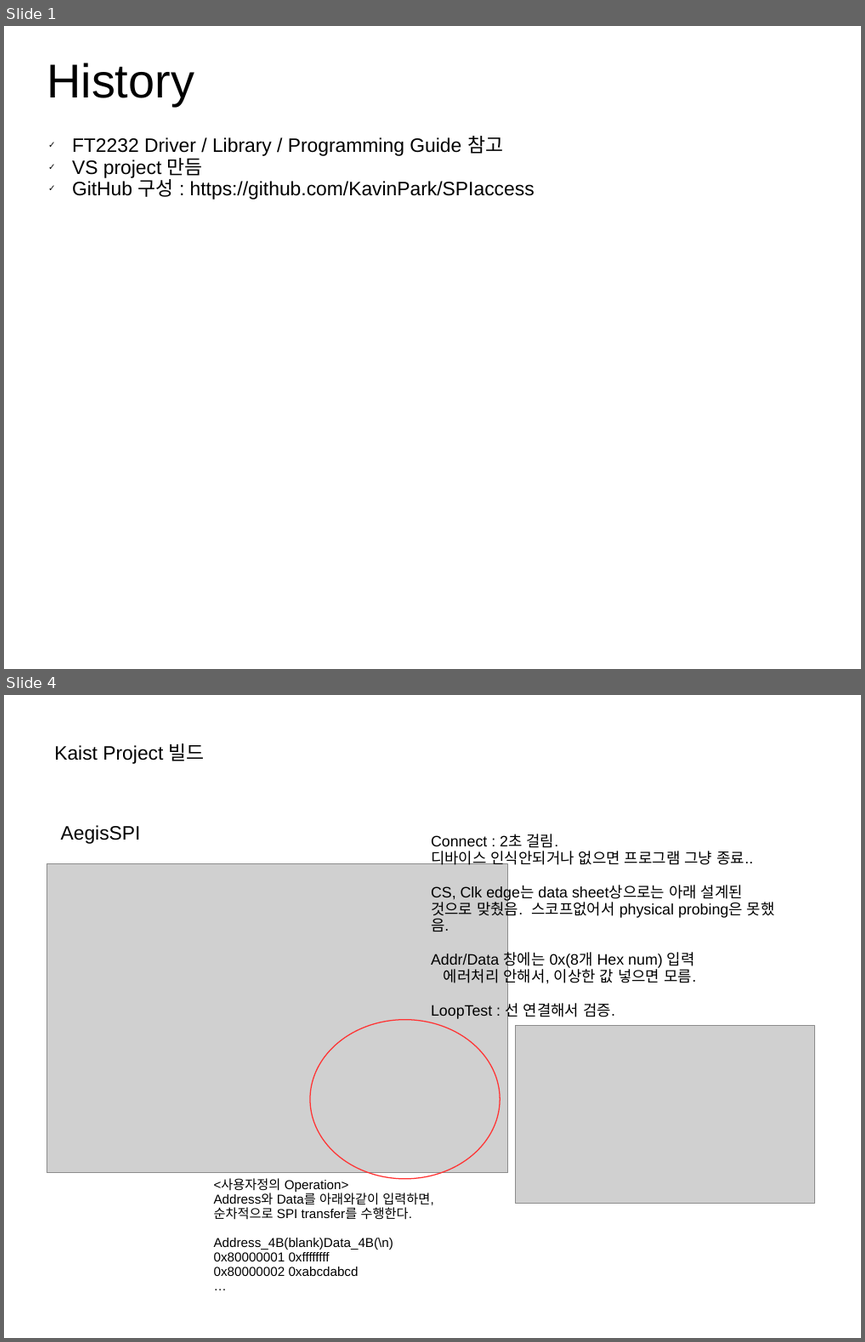
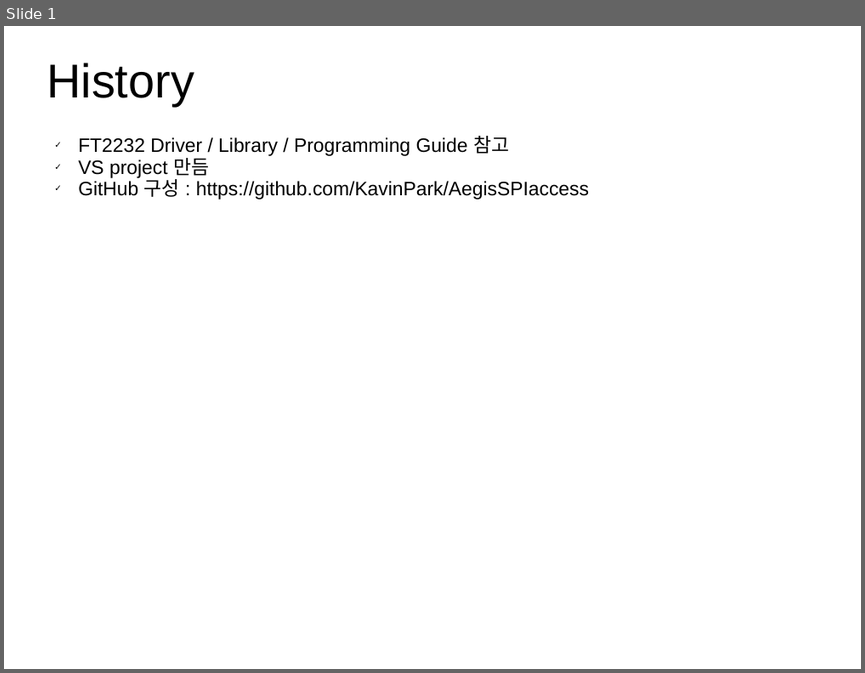
Before and after one commit to KavinPark/AegisSPIaccess, a slide deck: AegisSPI.ppt. Shown one above the other, each under a label of ours: slides 1 and 4 before the commit, slide 1 after it; the slides between them are not shown. The pictures are 865x1342 and 865x673 pixels, drawn with LibreOffice and Linux fonts; fonts in the diff are those of the drawing; grey boxes stand for pictures. Boxes give left, top, right and bottom in pixels: in the first picture for what was removed or moved away, otherwise in the second. Text is boxed around its words. In the diff, an @@ line names an element or a change of style, - is before the commit and + after.

```diff
--- a/AegisSPI.ppt
+++ b/AegisSPI.ppt
@@ slide 4 removed at <box>4,695,861,1338</box>, background #FFFFFF @@
@@ text removed at <box>54,743,205,764</box> @@
-Kaist Project 빌드
@@ text removed at <box>61,825,141,844</box> @@
-AegisSPI
@@ text removed at <box>431,834,775,1021</box> @@
-Connect : 2초 걸림.
-디바이스 인식안되거나 없으면 프로그램 그냥 종료..
-CS, Clk edge는 data sheet상으로는 아래 설계된 것으로 맞췄음. 스코프없어서 physical probing은 못했음.
-Addr/Data 창에는 0x(8개 Hex num) 입력
-에러처리 안해서, 이상한 값 넣으면 모름.
-LoopTest : 선 연결해서 검증.
@@ picture removed at <box>46,863,508,1173</box> @@
@@ ellipse removed at <box>310,1019,500,1179</box> @@
@@ picture removed at <box>515,1026,815,1202</box> @@
@@ text removed at <box>214,1178,433,1276</box> @@
-<사용자정의 Operation>
-Address와 Data를 아래와같이 입력하면, 순차적으로 SPI transfer를 수행한다.
-Address_4B(blank)Data_4B(\n)
-0x80000001 0xffffffff
-0x80000002 0xabcdabcd
-…
@@ slide 1 changed as well @@
@@ text "FT2232 Driver / Library / ...": place and size @@
-text "FT2232 Driver / Library / ..." at <box>72,136,534,199</box>
+text "FT2232 Driver / Library / ..." at <box>78,136,589,199</box>
@@ text at <box>78,179,589,199</box>: text changed @@
-✓ GitHub 구성 : https://github.com/KavinPark/SPIaccess
+✓ GitHub 구성 : https://github.com/KavinPark/AegisSPIaccess
```
Also in this commit, not shown: 1 slide added, 9 other slides removed.
